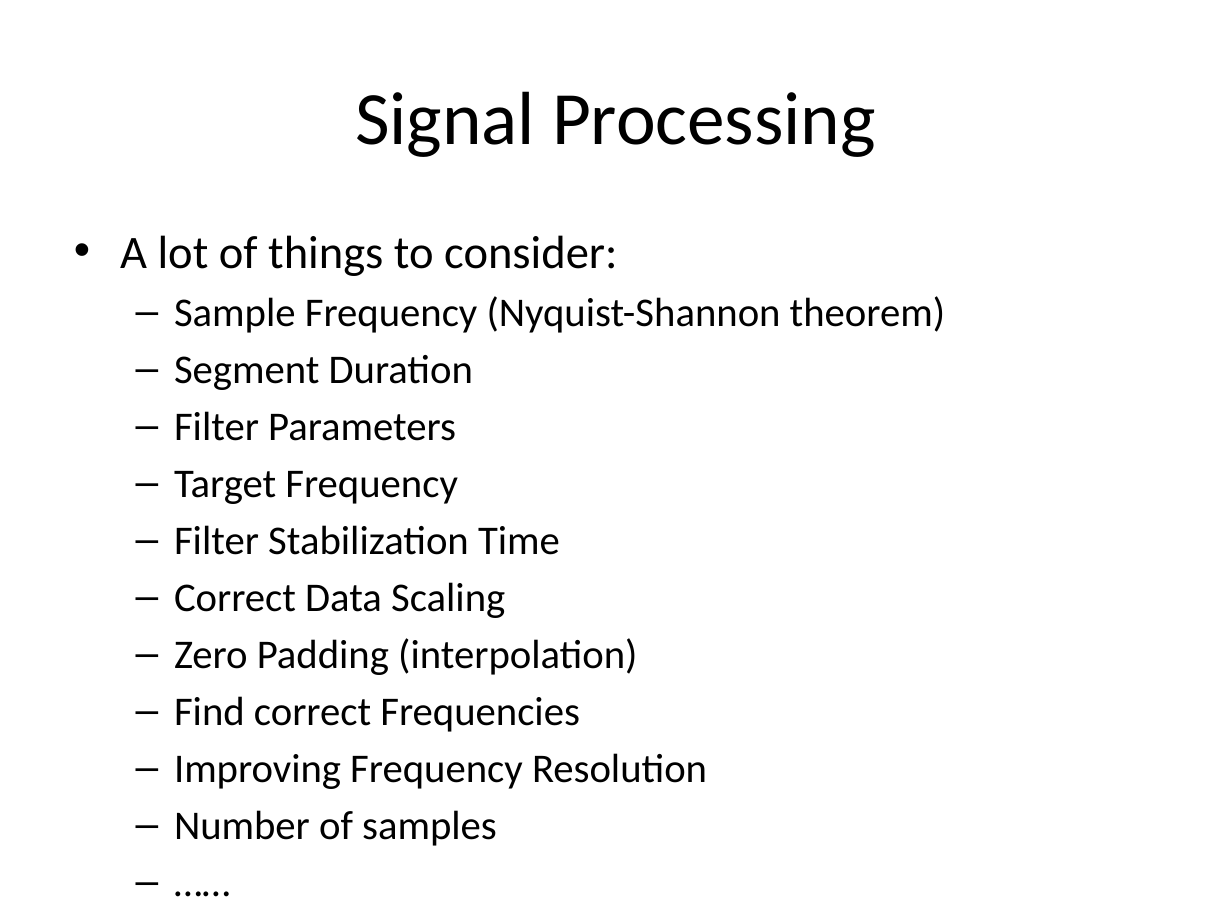
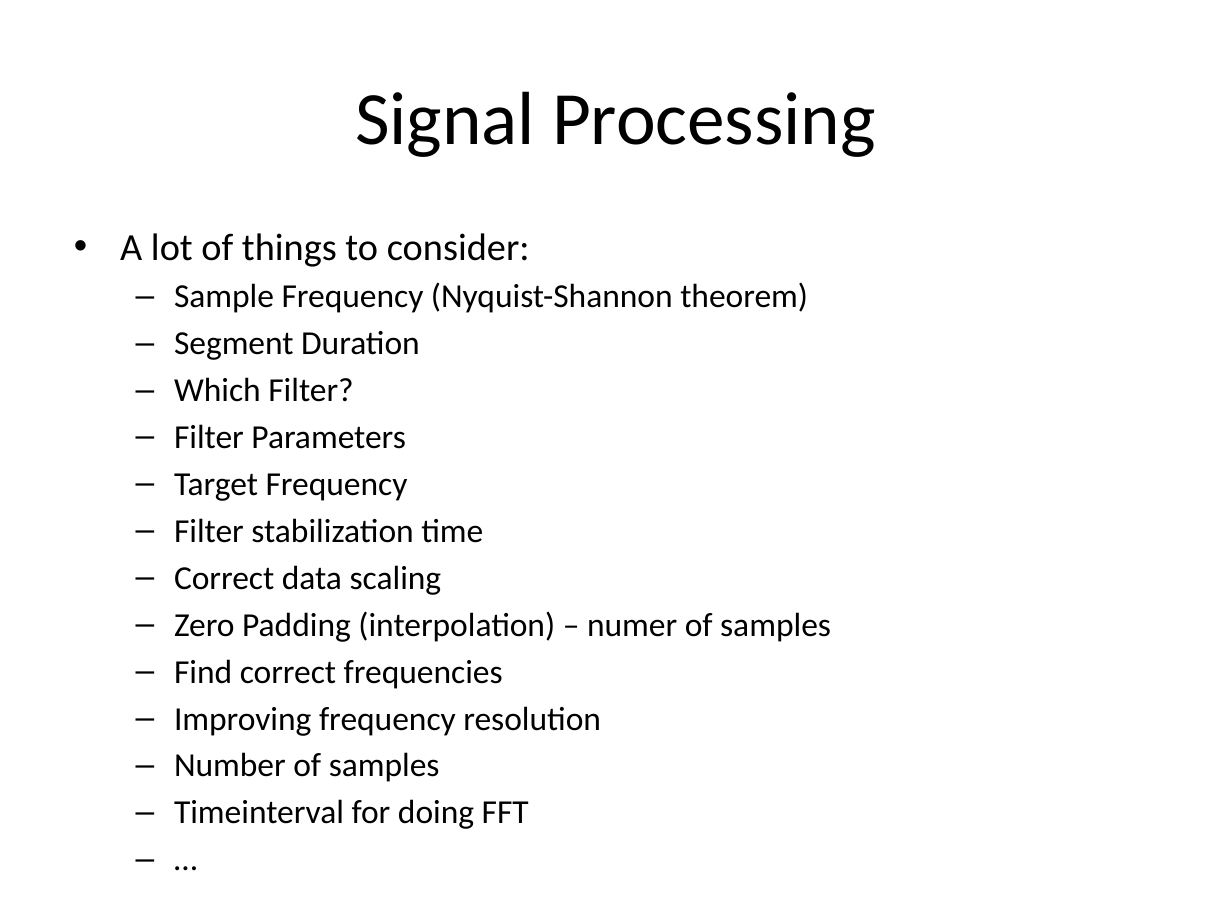
Before and after one commit to UbiquitousComputingSS14/Documentation, a slide deck: slide 23 of res/HeartRateMonitor.pptx (slide 16 before the commit). Drawn at 1232x924 pixels with LibreOffice and Linux fonts; fonts in the diff are those of the drawing. Boxes give left, top, right and bottom in pixels: in the first picture for what was removed or moved away, otherwise in the second. Text is boxed around its words. In the diff, an @@ line names an element or a change of style, - is before the commit and + after.

```diff
--- a/res/HeartRateMonitor.pptx
+++ b/res/HeartRateMonitor.pptx
@@ text at (x1=120, y1=233, x2=808, y2=782): size 27.2 to 22.4 pt in "A lot of things to consider:"; size 23.8 to 19.6 pt in "Sample Frequency (Nyquist-Shannon theorem)", "Segment Duration", "Filter Parameters", "Target Frequency" and 1 more places @@
@@ text at (x1=174, y1=377, x2=353, y2=402): paragraph added @@
+  – Which Filter?
@@ text at (x1=174, y1=518, x2=831, y2=736): text changed; size 23.8 to 19.6 pt @@
-  – Filter Stabilization Time
-  – Correct Data Scaling
-  – Zero Padding (interpolation)
-  – Find correct Frequencies
-  – Improving Frequency Resolution
+  – Filter stabilization time
+  – Correct data scaling
+  – Zero Padding (interpolation) – numer of samples
+  – Find correct frequencies
+  – Improving frequency resolution
@@ text at (x1=174, y1=799, x2=529, y2=829): text changed; size 23.8 to 19.6 pt @@
-  – ……
+  – Timeinterval for doing FFT
+  – …
```
Also in this commit, not shown: 12 other slides changed, 11 slides added, 4 slides removed, 1 other file.
